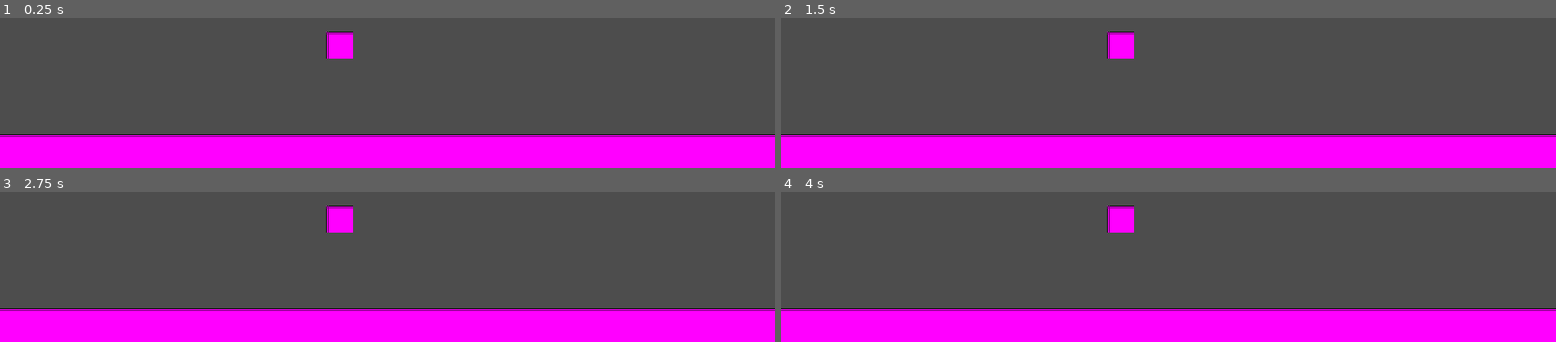
Above: before the commit, frames 1-4 (two rows, left to right).
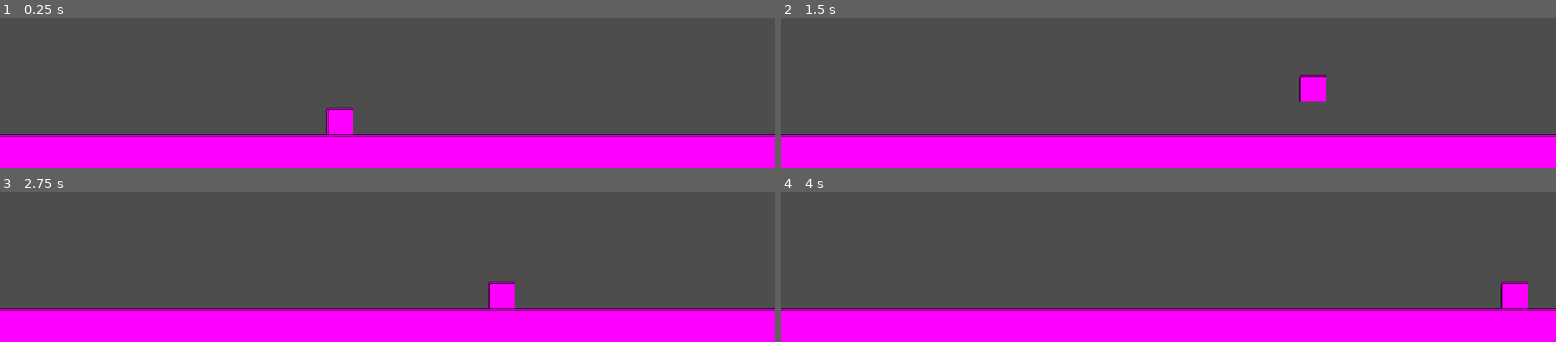
Above: after the commit, the same moments.

Repository: Tarnest/meow-meow-gj
Game: Godot game, scene res://scenes/shop/shop.tscn
Same seed, same stepped clock (60 frames per second), same inputs: the game is played once before the commit and once after it.
Inputs:
- Up to frame 1 (0.25 s): no input
- Up to frame 2 (1.5 s): tap Enter at 0.5 s; hold Right (move_right, bound only after the commit) from 0.53 s (still down); tap Space (jump, bound only after the commit) at 0.6, 0.77, 1.07, 1.35 s
- Up to frame 3 (2.75 s): tap Space (jump, bound only after the commit) at 1.52, 1.82, 2.1 s; release Right (move_right, bound only after the commit) at 2.03 s; hold A (move_left, bound only after the commit) from 2.03 s (still down)
- Up to frame 4 (4 s): release A (move_left, bound only after the commit) at 2.78 s; hold Right (move_right, bound only after the commit) from 2.78 s (still down); tap Space (jump, bound only after the commit) at 2.85, 3.02, 3.32, 3.6, 3.77 s

The runs differ from the first frame. In frame 1, 1.3% of the frame differs, in the area x 42-46%, y 9-79%; in frame 2, 1.3%, in the area x 42-71%, y 9-57%; in frame 3, 1.3%; in frame 4, 1.3%.

Commit message:
Added Gravity and Jumping

Diff:
--- a/project.godot
+++ b/project.godot
@@ -23,6 +23,31 @@
 gdscript/warnings/unsafe_cast=1
 gdscript/warnings/unsafe_call_argument=2
 
+[input]
+
+move_right={
+"deadzone": 0.2,
+"events": [Object(InputEventKey,"resource_local_to_scene":false,"resource_name":"","device":-1,"window_id":0,"alt_pressed":false,"shift_pressed":false,"ctrl_pressed":false,"meta_pressed":false,"pressed":false,"keycode":0,"physical_keycode":4194321,"key_label":0,"unicode":0,"location":0,"echo":false,"script":null)
+, Object(InputEventKey,"resource_local_to_scene":false,"resource_name":"","device":-1,"window_id":0,"alt_pressed":false,"shift_pressed":false,"ctrl_pressed":false,"meta_pressed":false,"pressed":false,"keycode":0,"physical_keycode":68,"key_label":0,"unicode":100,"location":0,"echo":false,"script":null)
+]
+}
+move_left={
+"deadzone": 0.2,
+"events": [Object(InputEventKey,"resource_local_to_scene":false,"resource_name":"","device":-1,"window_id":0,"alt_pressed":false,"shift_pressed":false,"ctrl_pressed":false,"meta_pressed":false,"pressed":false,"keycode":0,"physical_keycode":65,"key_label":0,"unicode":97,"location":0,"echo":false,"script":null)
+, Object(InputEventKey,"resource_local_to_scene":false,"resource_name":"","device":-1,"window_id":0,"alt_pressed":false,"shift_pressed":false,"ctrl_pressed":false,"meta_pressed":false,"pressed":false,"keycode":0,"physical_keycode":4194319,"key_label":0,"unicode":0,"location":0,"echo":false,"script":null)
+]
+}
+jump={
+"deadzone": 0.2,
+"events": [Object(InputEventKey,"resource_local_to_scene":false,"resource_name":"","device":-1,"window_id":0,"alt_pressed":false,"shift_pressed":false,"ctrl_pressed":false,"meta_pressed":false,"pressed":false,"keycode":0,"physical_keycode":32,"key_label":0,"unicode":32,"location":0,"echo":false,"script":null)
+]
+}
+interact={
+"deadzone": 0.2,
+"events": [Object(InputEventKey,"resource_local_to_scene":false,"resource_name":"","device":-1,"window_id":0,"alt_pressed":false,"shift_pressed":false,"ctrl_pressed":false,"meta_pressed":false,"pressed":false,"keycode":0,"physical_keycode":69,"key_label":0,"unicode":101,"location":0,"echo":false,"script":null)
+]
+}
+
 [layer_names]
 
 2d_physics/layer_1="Platforms"
--- a/scenes/player/player.gd
+++ b/scenes/player/player.gd
@@ -1 +1,20 @@
 extends CharacterBody2D
+
+var gravity: float = 5000
+var speed: int = 300
+var jump_speed: int = 1200
+var direction_x: int = 0
+
+func _physics_process(delta: float) -> void:
+	direction_x = 0
+
+	if Input.is_action_pressed("move_left"):
+		direction_x += -1
+	if Input.is_action_pressed("move_right"):
+		direction_x += 1
+	if Input.is_action_just_pressed("jump") and is_on_floor():
+		velocity.y = -jump_speed
+
+	velocity.x = direction_x * speed
+	velocity.y += gravity * delta
+	move_and_slide()
--- a/scenes/player/player.tscn
+++ b/scenes/player/player.tscn
@@ -9,6 +9,7 @@
 size = Vector2(40, 40)
 
 [node name="Player" type="CharacterBody2D" unique_id=2002699047]
+collision_layer = 2
 script = ExtResource("1_8afob")
 
 [node name="Sprite2D" type="Sprite2D" parent="." unique_id=954679802]
--- a/scenes/shop/shop.tscn
+++ b/scenes/shop/shop.tscn
@@ -11,6 +11,7 @@
 [node name="Shop" type="Node2D" unique_id=2133320849]
 
 [node name="Ground" type="StaticBody2D" parent="." unique_id=1295891460]
+collision_mask = 2
 
 [node name="Ground" type="Sprite2D" parent="Ground" unique_id=419160767]
 position = Vector2(500, 623)
